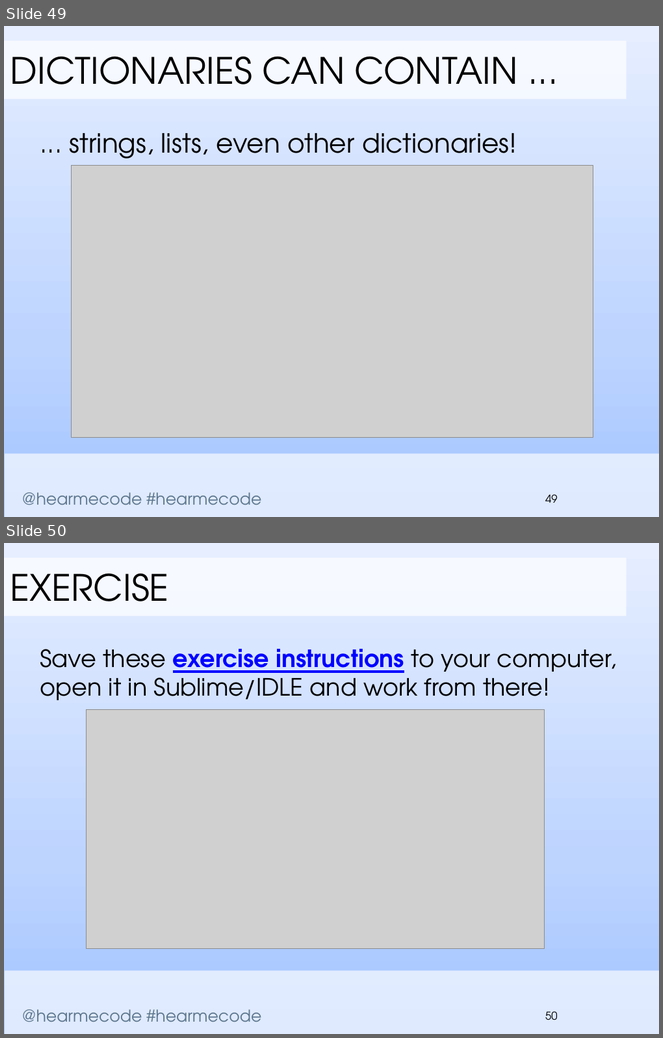
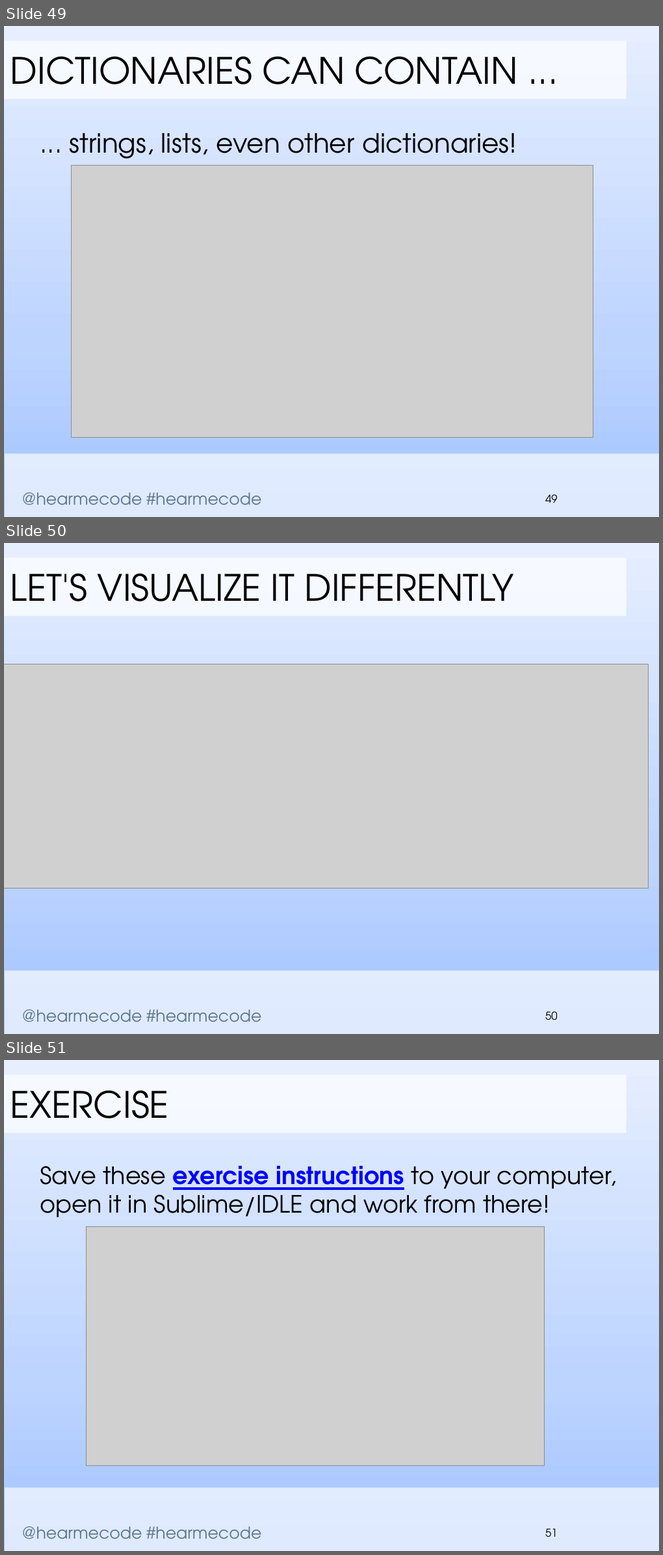
Before and after one commit to hearmecode/slides, a slide deck: Lesson 3/Hear Me Code - File Handling and Dictionaries.pptx. Shown one above the other, each under a label of ours: slides 49 and 50 before the commit, slides 49, 50 and 51 after it. The pictures are 663x1038 and 663x1555 pixels, drawn with LibreOffice and Linux fonts; fonts in the diff are those of the drawing; grey boxes stand for pictures; background and template pictures are left out. Boxes give left, top, right and bottom in pixels: in the first picture for what was removed or moved away, otherwise in the second. Text is boxed around its words. In the diff, an @@ line names an element or a change of style, - is before the commit and + after.

Commit message:
Added hierarchy chart to Lesson 3 slides to better visualize dictionaries based on Ali's whiteboard sketch

```diff
--- a/Lesson 3/Hear Me Code - File Handling and Dictionaries.pptx
+++ b/Lesson 3/Hear Me Code - File Handling and Dictionaries.pptx
@@ slide 50 added at bbox=[4, 543, 659, 1034], background gradient #A2C3FF to #BDD4FF to #E6EEFF; not listed: 2 template elements that a slide beside it also shows @@
@@ rectangle added at bbox=[4, 558, 627, 616], fill #FFFFFF at 70% opacity, 40 pt, text #000000 @@
+LET'S VISUALIZE IT DIFFERENTLY
@@ picture added at bbox=[4, 664, 649, 889] @@
@@ page number added at bbox=[545, 1012, 558, 1021], 12 pt, text #000000 @@
+50
@@ what was slide 50 is now slide 51 @@
@@ page number at bbox=[545, 1529, 558, 1538]: text changed @@
-50
+51
```
Also in this commit, not shown: 2 other files.
